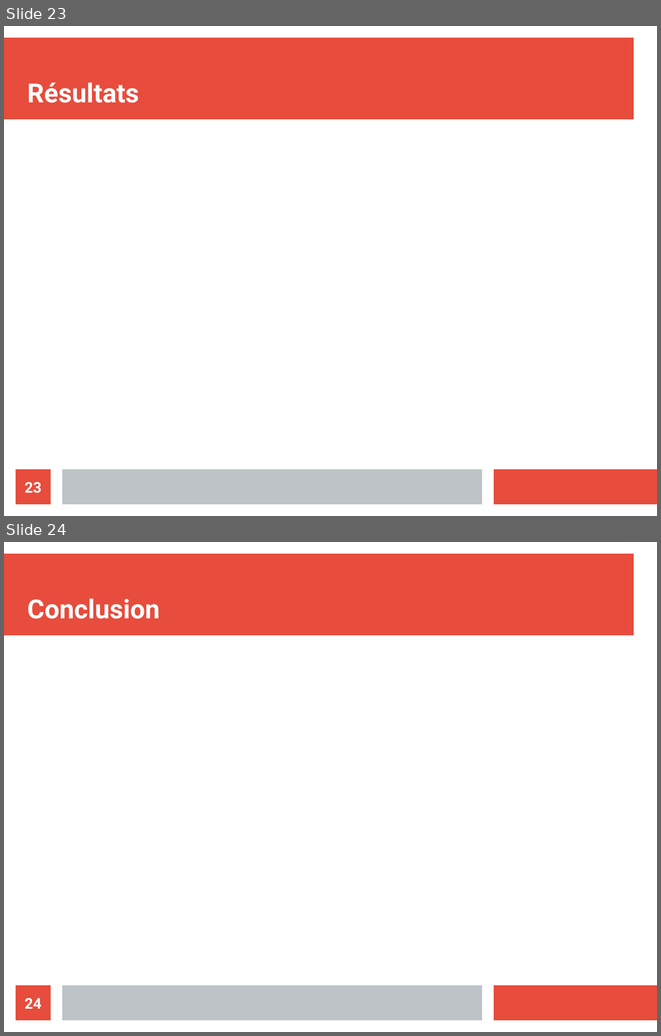
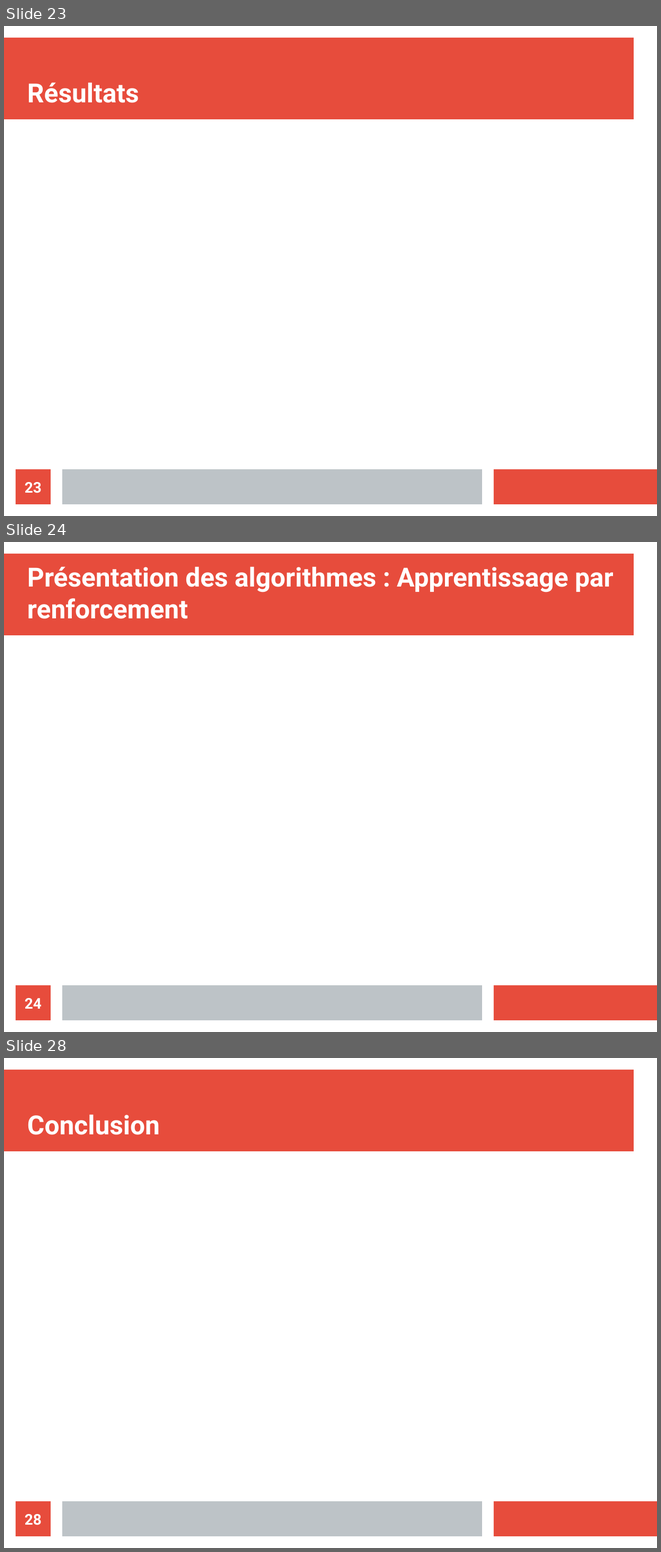
Before and after one commit to Thomick/Sea-Traffic-Sim, a slide deck: Pres TIPE.odp. Shown one above the other, each under a label of ours: slides 23 and 24 before the commit, slides 23, 24 and 28 after it; the slides between them are not shown. The pictures are 661x1036 and 661x1552 pixels, drawn with LibreOffice and Linux fonts; fonts in the diff are those of the drawing. Boxes give left, top, right and bottom in pixels: in the first picture for what was removed or moved away, otherwise in the second. Text is boxed around its words. In the diff, an @@ line names an element or a change of style, - is before the commit and + after.

```diff
--- a/Pres TIPE.odp
+++ b/Pres TIPE.odp
@@ slide 24 added at box(4, 542, 657, 1032), background #FFFFFF; not listed: 3 template elements that a slide beside it also shows @@
@@ title added at box(27, 566, 614, 619), 32 pt, text #FFFFFF, bold @@
+Présentation des algorithmes : Apprentissage par renforcement
@@ page number added at box(16, 985, 51, 1020), fill #E74C3C, 18 pt, text #FFFFFF, bold @@
+24
@@ what was slide 24 is now slide 28 @@
@@ page number at box(25, 1514, 42, 1525): text changed @@
-24
+28
```
Also in this commit, not shown: 3 other slides added.
